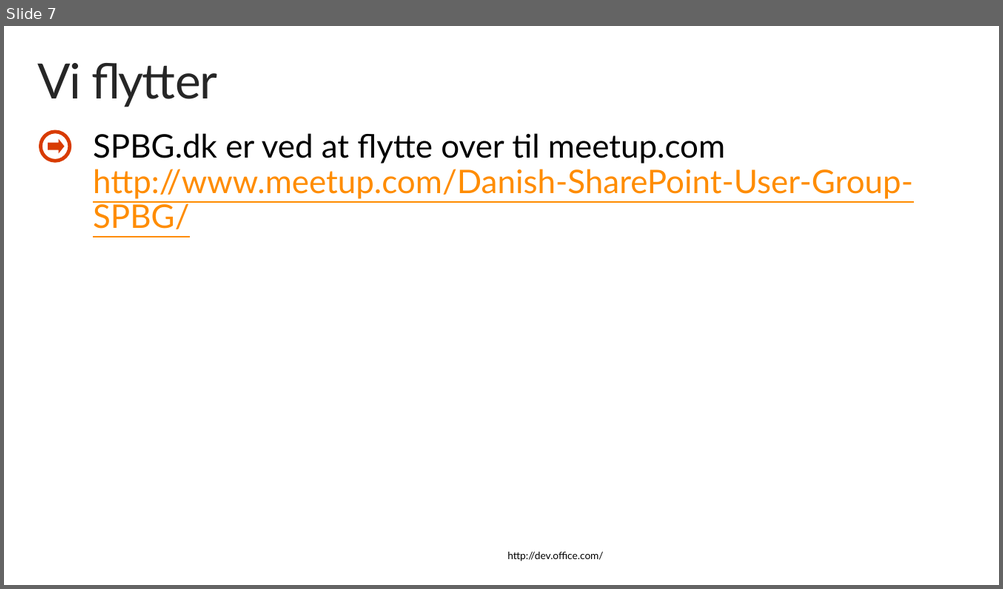
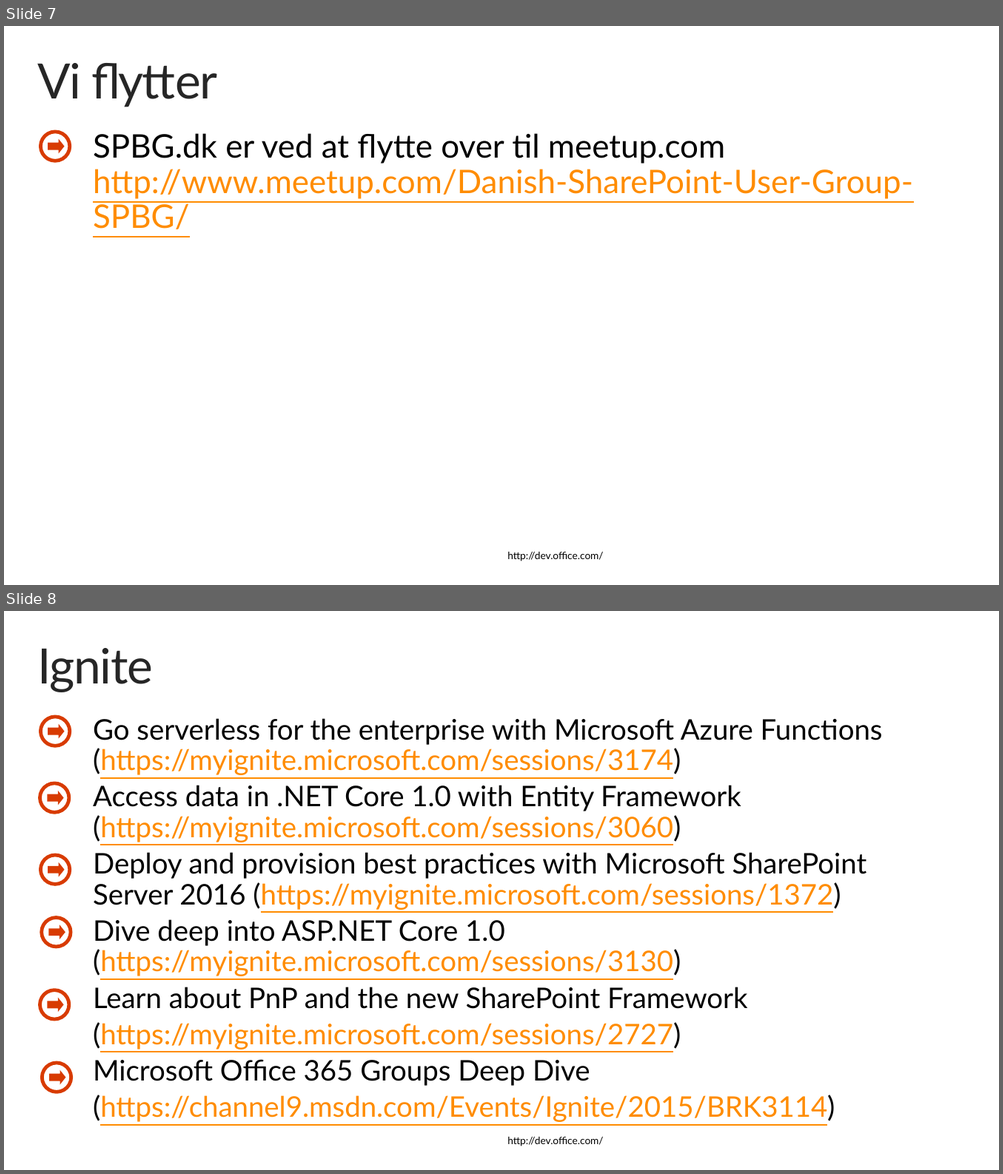
Before and after one commit to andersdissing/spbg-codecamp-pnp-2016, a slide deck: 0 - Agenda SPBG Dev Camp.pptx. Shown one above the other, each under a label of ours: slide 7 before the commit, slides 7 and 8 after it. The pictures are 1003x589 and 1003x1174 pixels, drawn with LibreOffice and Linux fonts; fonts in the diff are those of the drawing; background and template pictures are left out. Boxes give left, top, right and bottom in pixels: in the first picture for what was removed or moved away, otherwise in the second. Text is boxed around its words. In the diff, an @@ line names an element or a change of style, - is before the commit and + after.

Commit message:
Ny agenda og liste med ignite videoer

```diff
--- a/0 - Agenda SPBG Dev Camp.pptx
+++ b/0 - Agenda SPBG Dev Camp.pptx
@@ slide 8 added at (4,611,999,1170), background #FFFFFF; not listed: 1 template element that a slide beside it also shows @@
@@ title added at (37,648,152,692), 48 pt, text #262626 @@
+Ignite
@@ ellipse added at (40,717,70,746), fill #FFFFFF, outline #D83B01 3.5 pt @@
@@ text added at (93,718,882,1122), 28 pt, text #000000 @@
+Go serverless for the enterprise with Microsoft Azure Functions (https://myignite.microsoft.com/sessions/3174)
+Access data in .NET Core 1.0 with Entity Framework (https://myignite.microsoft.com/sessions/3060)
+Deploy and provision best practices with Microsoft SharePoint Server 2016 (https://myignite.microsoft.com/sessions/1372)
+Dive deep into ASP.NET Core 1.0 (https://myignite.microsoft.com/sessions/3130)
+Learn about PnP and the new SharePoint Framework
+(https://myignite.microsoft.com/sessions/2727)
+Microsoft Office 365 Groups Deep Dive
+(https://channel9.msdn.com/Events/Ignite/2015/BRK3114)
@@ right arrow added at (48,724,65,739), fill #D83B01 @@
@@ ellipse added at (40,783,69,813), fill #FFFFFF, outline #D83B01 3.5 pt @@
@@ right arrow added at (47,791,64,806), fill #D83B01 @@
@@ ellipse added at (40,855,70,885), fill #FFFFFF, outline #D83B01 3.5 pt @@
@@ right arrow added at (48,863,65,877), fill #D83B01 @@
@@ ellipse added at (41,917,71,947), fill #FFFFFF, outline #D83B01 3.5 pt @@
@@ right arrow added at (48,925,65,940), fill #D83B01 @@
@@ ellipse added at (40,991,69,1019), fill #FFFFFF, outline #D83B01 3.5 pt @@
@@ right arrow added at (47,998,64,1013), fill #D83B01 @@
@@ ellipse added at (42,1063,71,1092), fill #FFFFFF, outline #D83B01 3.5 pt @@
@@ right arrow added at (49,1071,66,1085), fill #D83B01 @@
```
Also in this commit, not shown: 1 slide changed.
